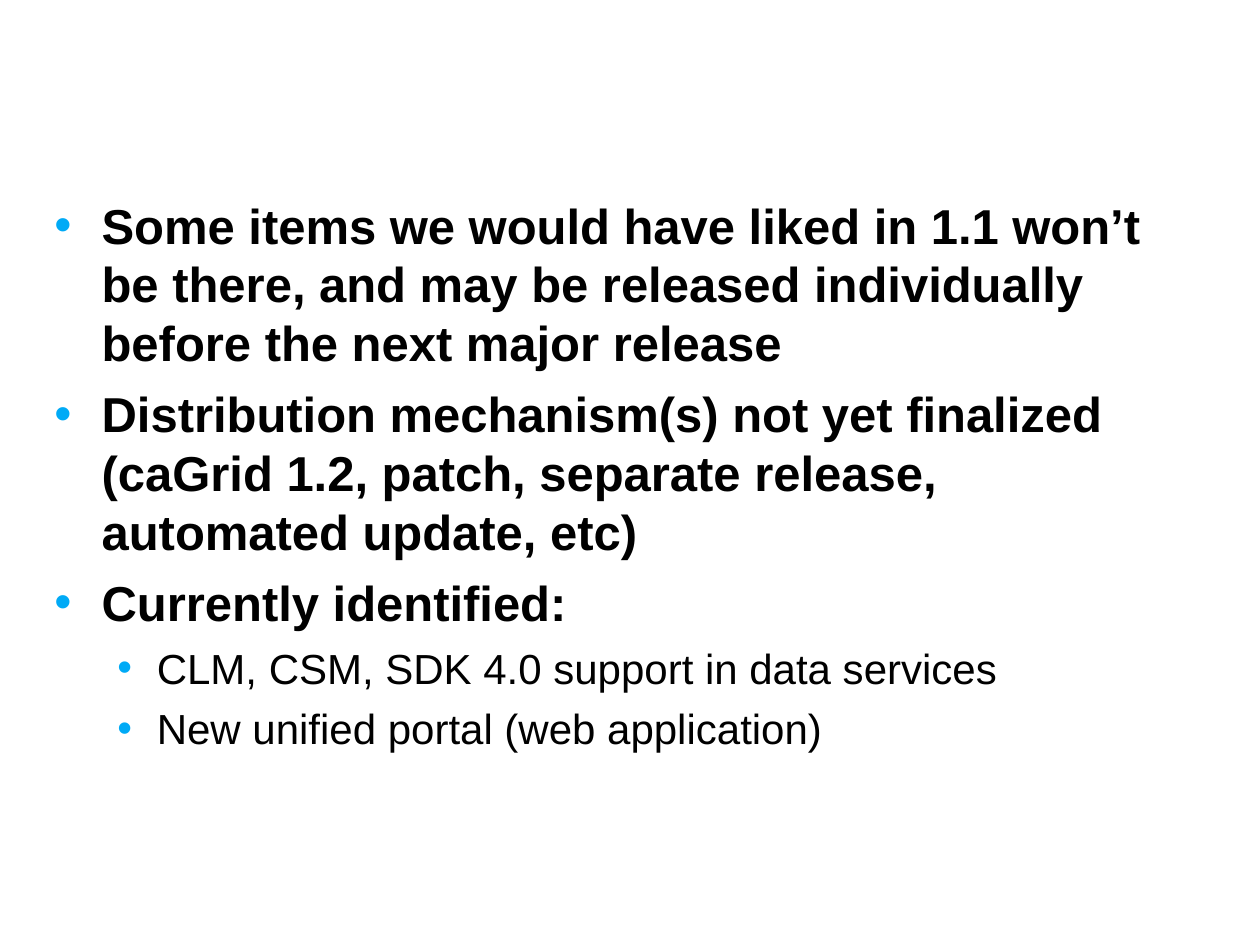
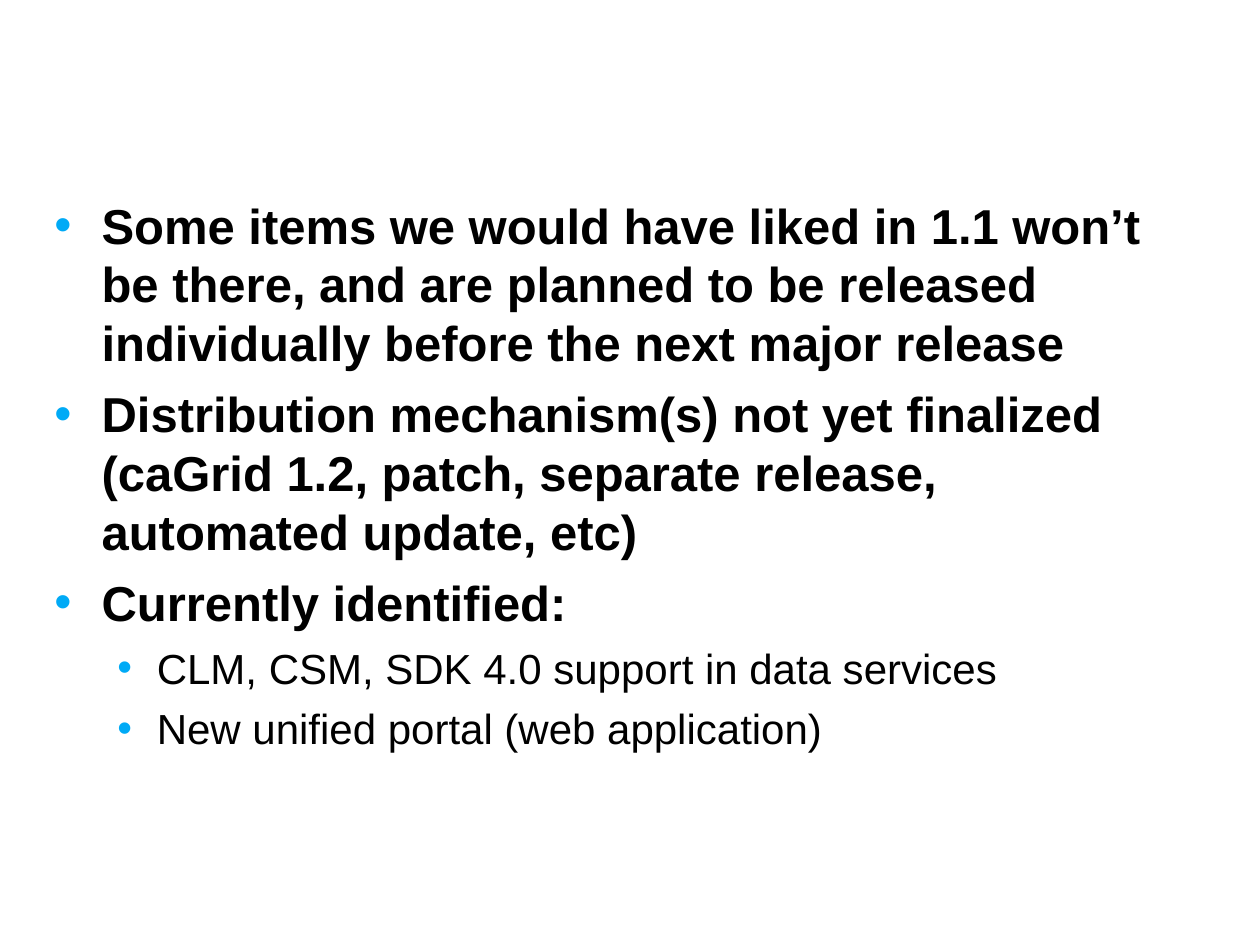
Before and after one commit to NCIP/cagrid-docs, a slide deck: slide 4 of presentations/200708_VCDE_ARCH/20070806_Day1_Future_Planning.ppt. Drawn at 1260x945 pixels with LibreOffice and Linux fonts; fonts in the diff are those of the drawing; background and template pictures are left out. Boxes give left, top, right and bottom in pixels: in the first picture for what was removed or moved away, otherwise in the second. Text is boxed around its words. In the diff, an @@ line names an element or a change of style, - is before the commit and + after.

```diff
--- a/presentations/200708_VCDE_ARCH/20070806_Day1_Future_Planning.ppt
+++ b/presentations/200708_VCDE_ARCH/20070806_Day1_Future_Planning.ppt
@@ text at [102, 208, 1140, 371]: text changed @@
-• Some items we would have liked in 1.1 won’t be there, and may be released individually before the next major release
+• Some items we would have liked in 1.1 won’t be there, and are planned to be released individually before the next major release
```
